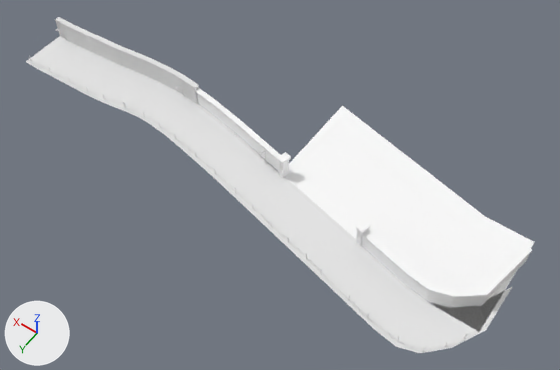
One commit to the Blender file RoadAnime.blend: the scene before it, then after it.
Before and after are seen from a 50 mm lens placed at (-30.9, 20.4, 37.5), pointed at (-13.4, -4.2, -1.0). The axes (+X, +Y, +Z) are drawn at lower left. The lights are the same throughout.
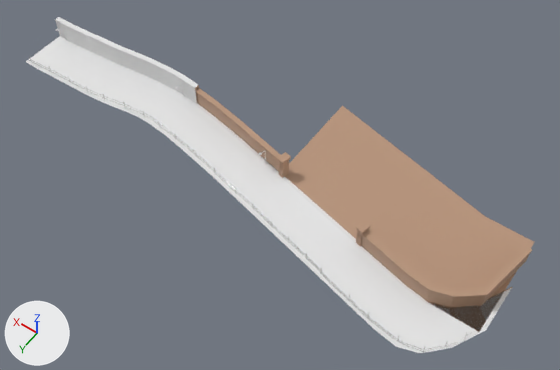
Changed parts and their boxes (x1, y1, x2, y2) in the pictures (560 x 370 px):
```json
{"part": 1, "of": "me_plane", "change": "recoloured", "before": [195, 85, 534, 332], "after": [195, 85, 534, 332], "on screen": "white to beige"}
```

Edits to the scene script, one JSON object a line:
```json
{"op": "add", "block": "mat_wall2", "code": ["mat_wall2 = principled_material('wall2')", "mat_wall2.base_color = (0.483, 0.299, 0.197)  # beige #b9957b"]}
{"block": "me_plane", "where": "me_plane.from_pydata(...)  # 591 vertices, 541 faces, 2 loose edges; spans x -46.9..1.0, y -10.1..7.6, z 0.0..2.2"}
{"block": "me_plane", "where": "# used by ob_plane; location = (6.37, -3.99, -0.11); scale = (0.744, 0.744, 0.744)"}
{"block": "me_plane", "change": "me_plane part 1: all 470 faces that had it switch from mat_fencewhite (white #ffffff) to mat_wall2 (beige #b9957b)"}
{"op": "remove", "block": "ob_cylinder_019", "code": ["ob_cylinder_019 = bpy.data.objects.new('Cylinder.019', me_cylinder_020)", "ob_cylinder_019.location = (-21.53, 0.74, 0.18)", "ob_cylinder_019.scale = (0.0229, 0.0229, 0.295)"]}
{"op": "remove", "block": "ob_cylinder_020", "code": ["ob_cylinder_020 = bpy.data.objects.new('Cylinder.020', me_cylinder_021)", "ob_cylinder_020.location = (-22.96, 1.11, 0.18)", "ob_cylinder_020.scale = (0.0229, 0.0229, 0.295)"]}
```
